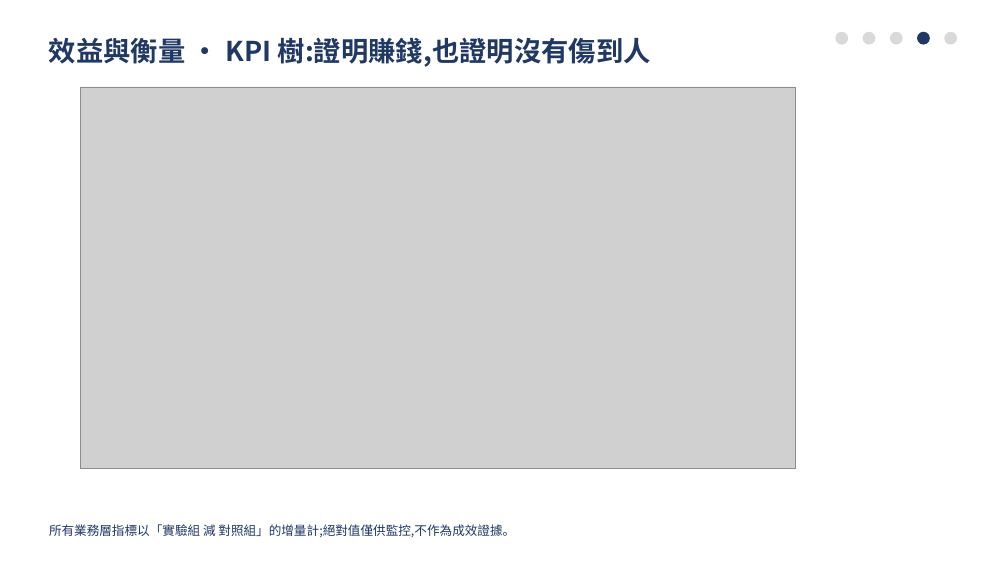
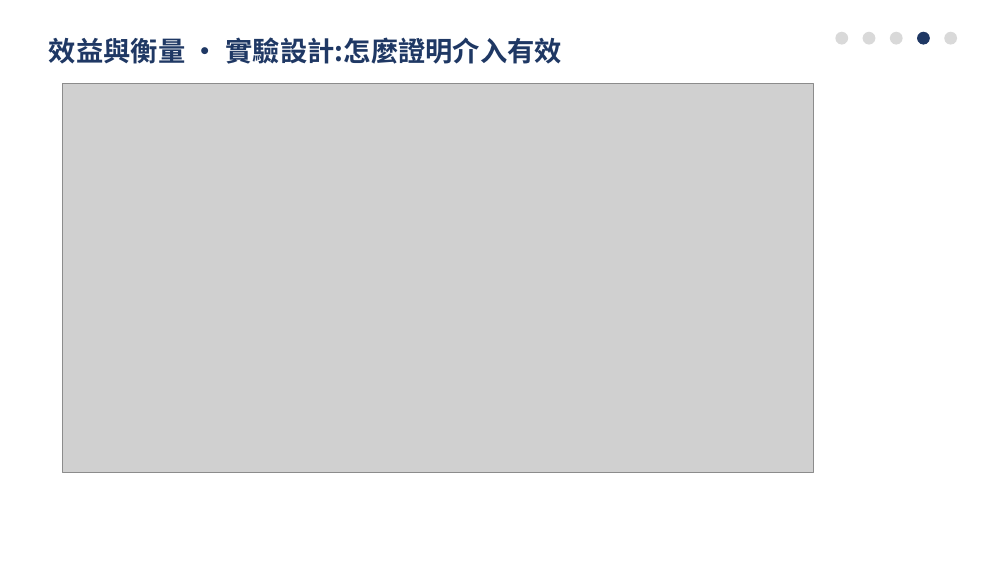
Before and after one commit to pokai-huang0828/UTS_workspace, a slide deck: slide 8 of Artificial Intelligence for Enterprises/Assessment3/Huang_26254793_421104_Assessment 3.pptx (slide 10 before the commit). Drawn at 1008x567 pixels with LibreOffice and Linux fonts; fonts in the diff are those of the drawing; grey boxes stand for pictures. Boxes give left, top, right and bottom in pixels: in the first picture for what was removed or moved away, otherwise in the second. Text is boxed around its words. In the diff, an @@ line names an element or a change of style, - is before the commit and + after.

```diff
--- a/Artificial Intelligence for Enterprises/Assessment3/Huang_26254793_421104_Assessment 3.pptx
+++ b/Artificial Intelligence for Enterprises/Assessment3/Huang_26254793_421104_Assessment 3.pptx
@@ text at box(49, 37, 562, 64): text changed @@
-效益與衡量 · KPI 樹:證明賺錢,也證明沒有傷到人
+效益與衡量 · 實驗設計:怎麼證明介入有效
@@ picture: place and size @@
-picture at box(80, 87, 796, 469)
+picture at box(63, 83, 814, 473)
@@ text removed at box(49, 524, 515, 537) @@
-所有業務層指標以「實驗組 減 對照組」的增量計;絕對值僅供監控,不作為成效證據。
```
Also in this commit, not shown: 4 other slides changed, 9 slides added, 9 slides removed, 22 other files.
